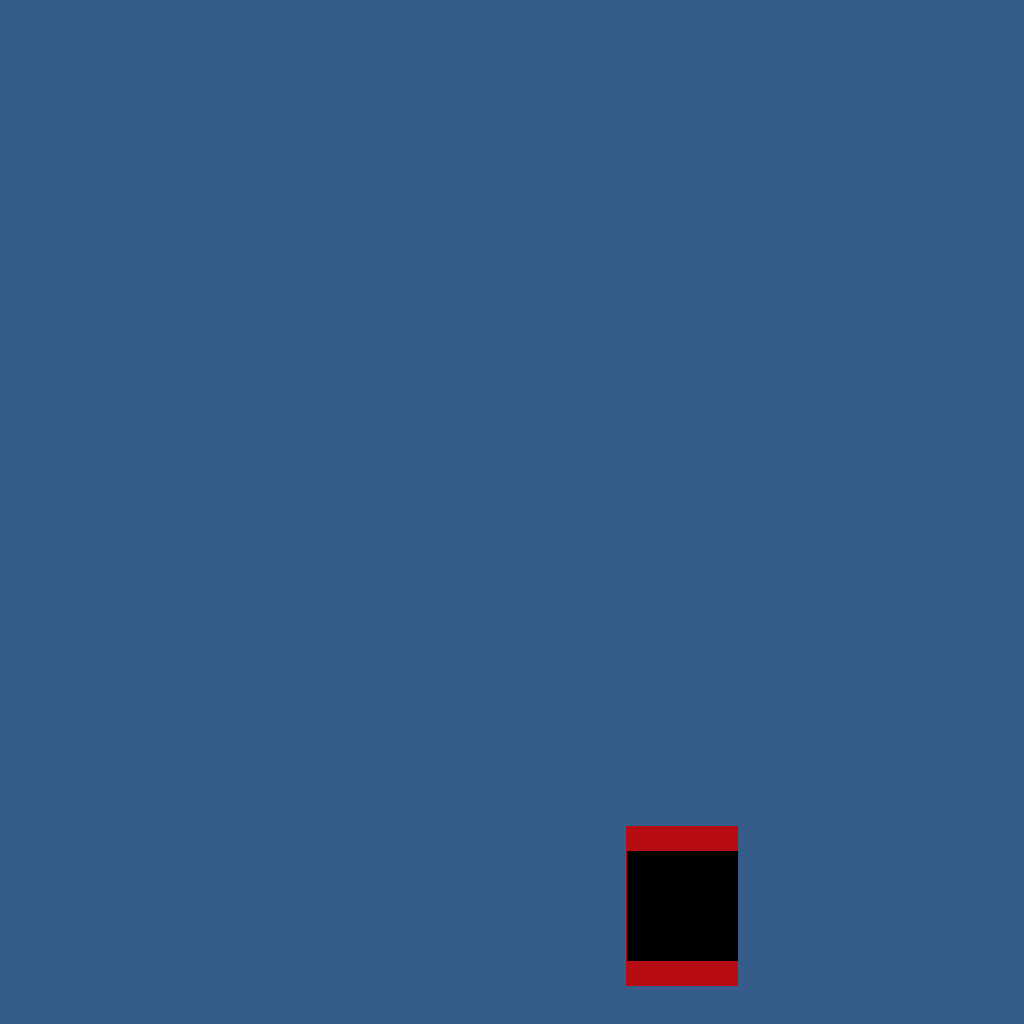
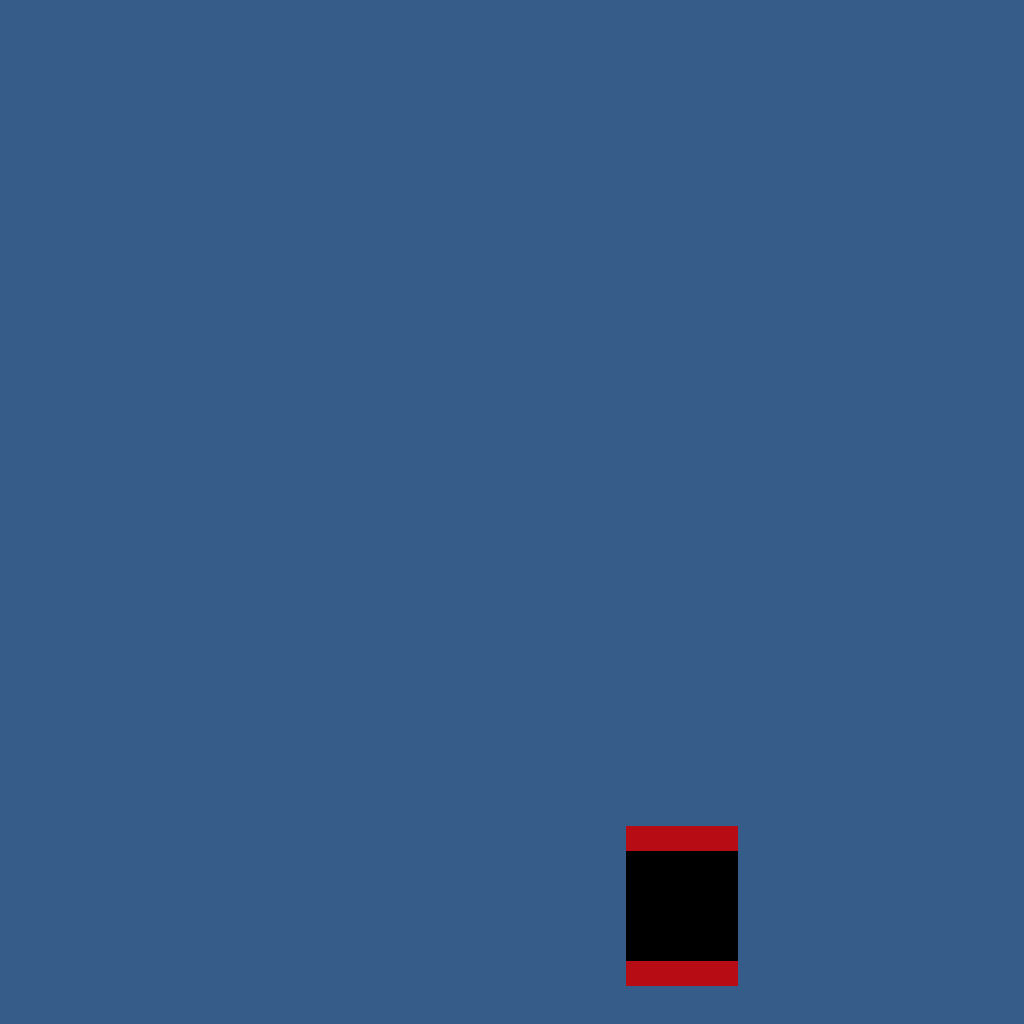
Comparing the layer stacks of the two 1024 x 1024 images. Changes:
painted on "Rocket LauncherMAIN.png" over [626, 851, 627, 961]
